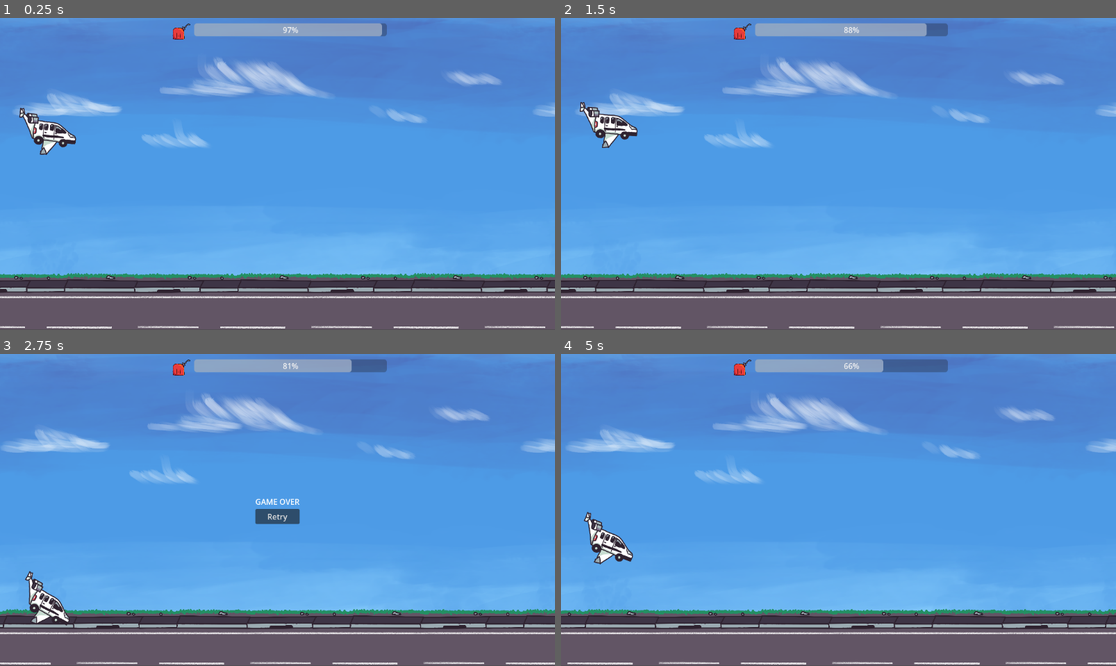
Above: before the commit, frames 1-4 (two rows, left to right).
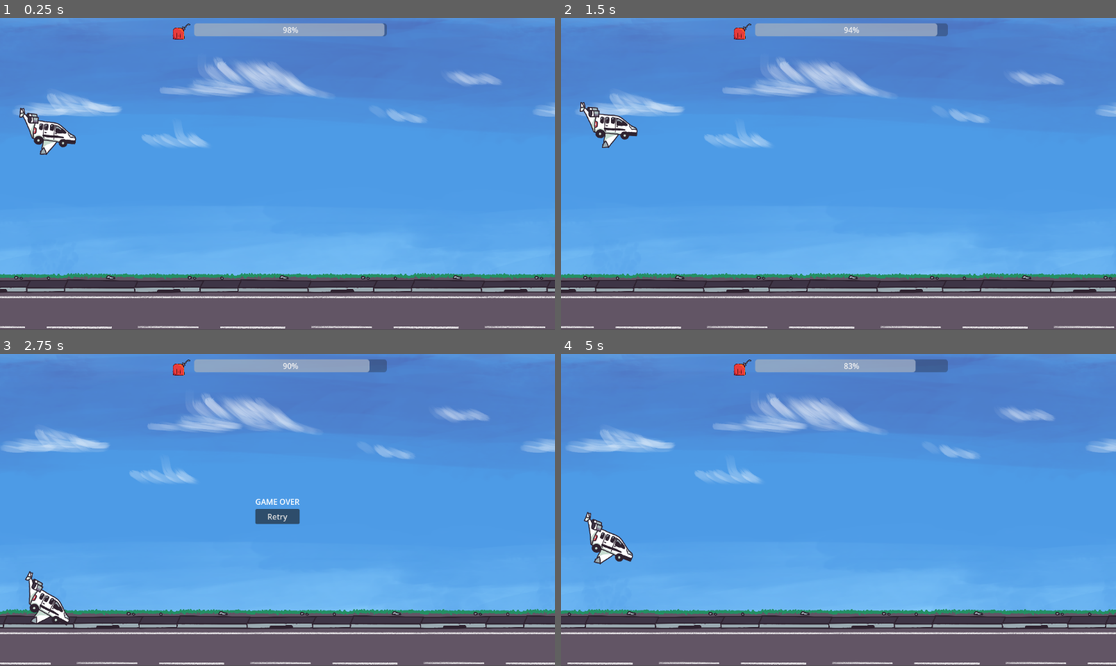
Above: after the commit, the same moments.

Repository: YannLeon/kerosene
Game: Godot game, scene res://scenes/main.tscn
Same seed, same stepped clock (60 frames per second), same inputs: the game is played once before the commit and once after it.
Inputs:
- Up to frame 1 (0.25 s): no input
- Up to frame 2 (1.5 s): tap Enter (ui_accept) at 0.5, 0.77 s; click "Retry" at 1.25 s
- Up to frame 3 (2.75 s): tap Enter (ui_accept) at 2.27 s
- Up to frame 4 (5 s): click "Retry" at 2.75 s; click "Retry" at 4.25 s

The runs differ from the first frame. In frame 1, less than 0.1% of the frame differs, in the area x 51-70%, y 1-6%; in frame 2, 0.1%; in frame 3, 0.2%; in frame 4, 0.3%, in the area x 50-64%, y 1-6%.

Commit message:
spawn gerican

Diff:
--- a/scenes/gerican.gd
+++ b/scenes/gerican.gd
@@ -1,17 +1,21 @@
 extends Node2D
 @onready var animation_player: AnimationPlayer = $AnimationPlayer
 
+var collected: bool = false
 
-# Called when the node enters the scene tree for the first time.
 func _ready() -> void:
-	pass # Replace with function body.
+	animation_player.animation_finished.connect(_on_animation_finished)
 
-
-# Called every frame. 'delta' is the elapsed time since the previous frame.
 func _process(delta: float) -> void:
 	pass
 
-
 func _on_area_2d_body_shape_entered(body_rid: RID, body: Node2D, body_shape_index: int, local_shape_index: int) -> void:
+	if collected:
+		return
+	collected = true
 	animation_player.play("collect")
 	FuelStore.add_fuel(50)
+
+func _on_animation_finished(anim_name: String) -> void:
+	if anim_name == "collect":
+		queue_free()
--- a/scenes/gerican.tscn
+++ b/scenes/gerican.tscn
@@ -55,12 +55,12 @@
 tracks/0/type = "value"
 tracks/0/imported = false
 tracks/0/enabled = true
-tracks/0/path = NodePath(".:scale")
+tracks/0/path = NodePath("AnimatedSprite2D:scale")
 tracks/0/interp = 1
 tracks/0/loop_wrap = true
 tracks/0/keys = {
 "times": PackedFloat32Array(0, 0.133333, 0.466667),
-"transitions": PackedFloat32Array(1, 1.27456, 1),
+"transitions": PackedFloat32Array(1, 1, 1),
 "update": 0,
 "values": [Vector2(1, 1), Vector2(1.1, 1.1), Vector2(0, 0)]
 }
@@ -70,7 +70,7 @@
 tracks/0/type = "value"
 tracks/0/imported = false
 tracks/0/enabled = true
-tracks/0/path = NodePath(".:scale")
+tracks/0/path = NodePath("AnimatedSprite2D:scale")
 tracks/0/interp = 1
 tracks/0/loop_wrap = true
 tracks/0/keys = {
@@ -87,12 +87,13 @@
 }
 
 [node name="Gerican" type="Node2D"]
+scale = Vector2(0.2, 0.2)
 script = ExtResource("1_rx0hm")
 
 [node name="AnimatedSprite2D" type="AnimatedSprite2D" parent="."]
 sprite_frames = SubResource("SpriteFrames_plhpo")
 autoplay = "default"
-frame_progress = 0.484471
+frame_progress = 0.972454
 
 [node name="Area2D" type="Area2D" parent="."]
 
--- a/scenes/main.gd
+++ b/scenes/main.gd
@@ -1,30 +1,54 @@
 extends Node2D
+
 @onready var fuel_bar: ProgressBar = $CanvasLayer/VBoxContainer/MarginContainer/HBoxContainer/FuelBar
+@onready var spawn_timer: Timer = $FuelSpawnTimer
 
-# Speed at which the camera/player moves forward (pixels per second)
 var speed: float = 200.0
 var player: Node2D
 var camera: Camera2D
 
+var gericazn_scene = preload("res://scenes/gerican.tscn")
+
 func _ready() -> void:
-	# Assume the player and camera are children of this node
 	player = $Player
 	camera = $Camera2D
 	fuel_bar.value = FuelStore.fuelAmount
+
+	randomize()
+	spawn_timer.wait_time = randf_range(1.0, 2.0)
+	spawn_timer.timeout.connect(_on_spawn_timer_timeout)
 
 func _process(delta: float) -> void:
 	var movement = Vector2(speed * delta, 0)
 	player.position += movement
 	camera.position += movement
-	FuelStore.add_fuel(-10 *delta)
+	FuelStore.add_fuel(-5  *delta)
 	fuel_bar.value = FuelStore.fuelAmount
-
-
 
 func _on_death_zone_body_entered(body: Node2D) -> void:
 	if body == player:
 		get_tree().paused = true
+		var death_scene = preload("res://scenes/DeathScreen.tscn").instantiate()
+		add_child(death_scene)
 
-		var death_scene = preload("res://scenes/DeathScreen.tscn").instantiate()
+func _on_spawn_timer_timeout() -> void:
+	var instance = gericazn_scene.instantiate()
 
-		add_child(death_scene)
+	# Get the screen size
+	var screen_size = get_viewport().get_visible_rect().size
+	var camera_pos = camera.global_position
+
+	# Spawn just outside the right edge of the screen
+	var spawn_x = camera_pos.x + screen_size.x + randf_range(50, 200)
+
+	# Y can be anywhere within the vertical screen area
+	var spawn_y = camera_pos.y + randf_range(0, screen_size.y-(600*0.2))
+
+
+
+	instance.position = Vector2(spawn_x, spawn_y)
+	add_child(instance)
+
+	# Set a new random time for the next spawn
+	spawn_timer.wait_time = randf_range(3.0, 8.0)
+	spawn_timer.start()
--- a/scenes/main.tscn
+++ b/scenes/main.tscn
@@ -88,4 +88,7 @@
 size_flags_horizontal = 4
 size_flags_vertical = 4
 
+[node name="FuelSpawnTimer" type="Timer" parent="."]
+autostart = true
+
 [connection signal="body_entered" from="DeathZone" to="." method="_on_death_zone_body_entered"]
